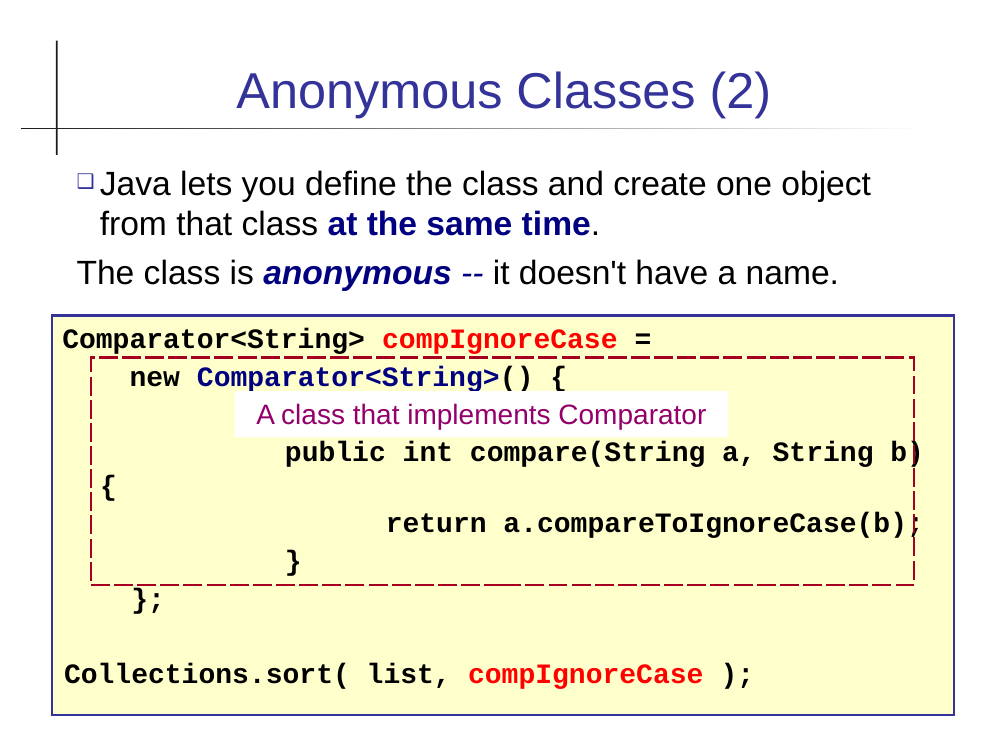
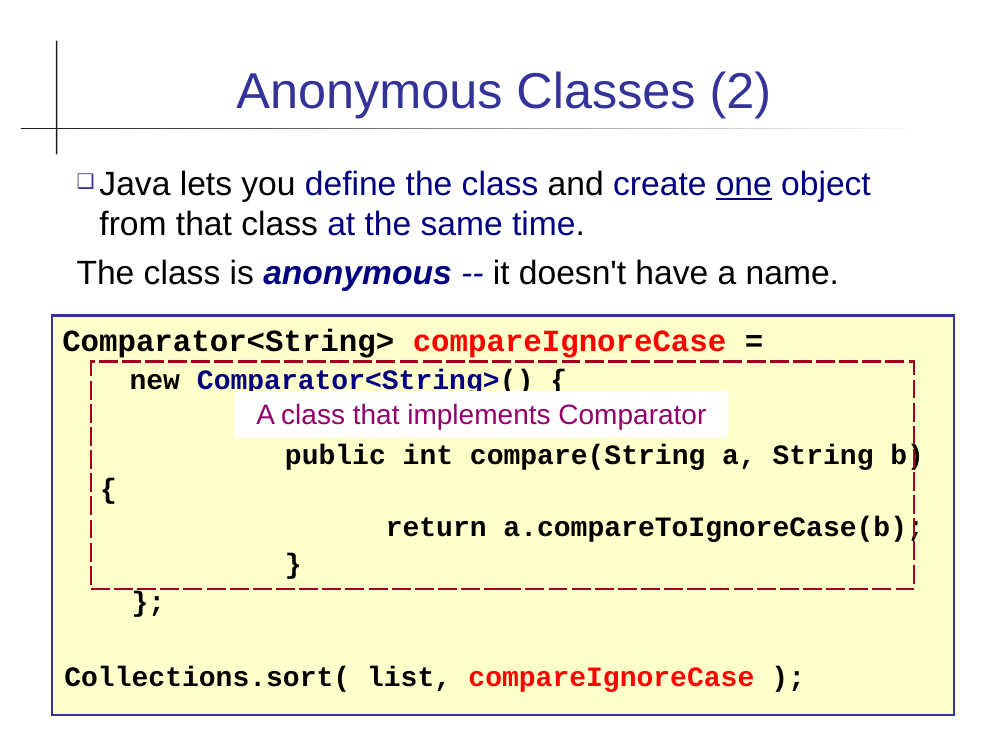
Before and after one commit to skeoop/skeoop.github.io, a slide deck: slide 3 of java-intermed/Anonymous-Class.ppt. Drawn at 1008x756 pixels with LibreOffice and Linux fonts; fonts in the diff are those of the drawing. Boxes give left, top, right and bottom in pixels: in the first picture for what was removed or moved away, otherwise in the second. Text is boxed around its words. In the diff, an @@ line names an element or a change of style, - is before the commit and + after.

Commit message:
update Method Reference, Streams, Anonymous Class

```diff
--- a/java-intermed/Anonymous-Class.ppt
+++ b/java-intermed/Anonymous-Class.ppt
@@ text "Java lets you define the ..." at box(77, 170, 871, 291): text colour #000000 to #000080 in "define the class create one object"; bold off in "at the same time."; underline on in "one" @@
@@ text in rectangle at box(62, 329, 727, 358): text changed; size 20 to 22 pt @@
-Comparator<String> compIgnoreCase =
+Comparator<String> compareIgnoreCase =
@@ rectangle: place and size @@
-rectangle at box(91, 358, 913, 585)
+rectangle at box(91, 362, 913, 589)
@@ text in rectangle at box(130, 369, 924, 544): indent changed @@
@@ text in rectangle at box(64, 666, 754, 692): text changed @@
-Collections.sort( list, compIgnoreCase );
+Collections.sort( list, compareIgnoreCase );
```
Also in this commit, not shown: 7 other slides changed, 1 slide added, 4 slides removed, 13 other files.
